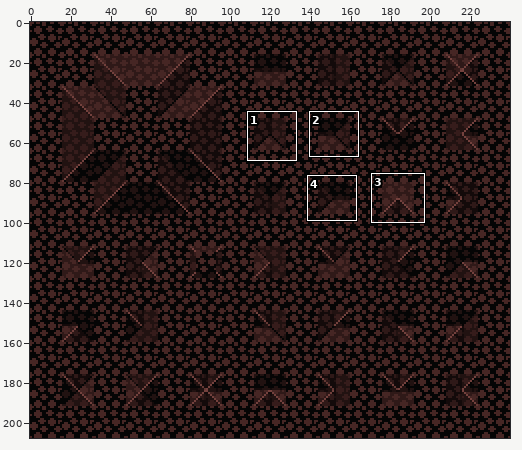
File history of a sprite sheet, graphics/images/ramps_soil.png. The first picture is a wide view before the edit; the outline marks the close-up.
Close-up. First the earlier version:
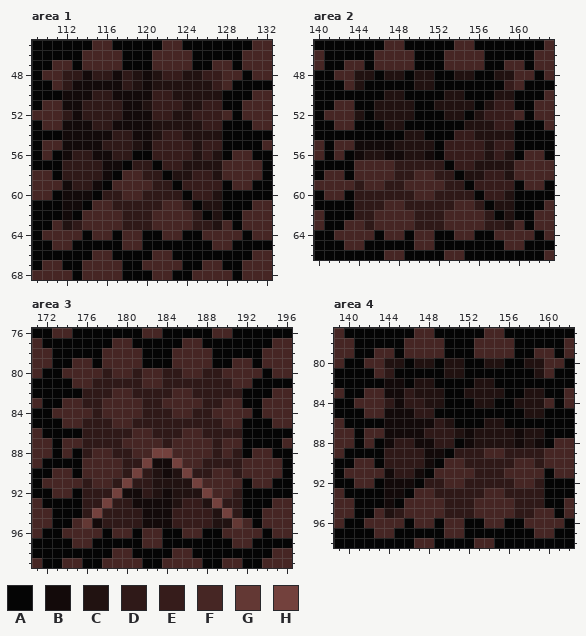
The file is 480x416 pixels, drawn in blocks of 2x2; one block is one cell here. Colours within 5 levels of each other are drawn and written as one. Shown: area 1: x 109..132, y 45..68; area 2: x 140..163, y 45..66; area 3: x 171..196, y 76..99; area 4: x 139..162, y 77..98. The commit also changed other parts of the picture, which this record leaves out.
Palette (. is transparent): A #050505  B #130a0a  C #211211  D #2f1918  E #361c1b  F #462624  G #633834  H #73413d
Once edited:
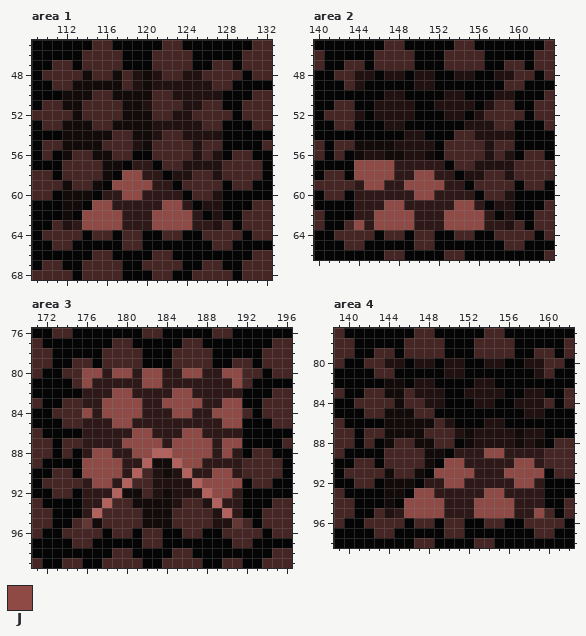
Colours new in this view: J #8f4a46
Edits made:
colour H: #73413d -> #b2615d
Area 1:
y 48: x 112..113 DD -> FF; x 115..116 DD -> FF; x 118 D -> F; x 122..123 EE -> FF; x 126..127 EE -> FF
y 49: x 112 D -> F; x 118 D -> F; x 127 E -> F
y 50: x 115..116 DD -> FF; x 121..122 EE -> FF
y 51: x 114..117 DDDD -> FFFF; x 121..123 EEE -> FFF; x 126..127 EE -> FF
y 52: x 112 D -> F; x 114..117 DDDD -> FFFF; x 121..122 EE -> FF; x 125..127 EEE -> FFF
y 53: x 115..116 DD -> FF; x 126..127 EE -> FF
y 54: x 117..118 DD -> FF; x 122..123 EE -> FF
y 55: x 116..118 DDD -> FFF; x 121..124 EEEE -> FFFF; x 126..127 EE -> FF
y 56: x 113..114 DD -> FF; x 117..118 DD -> FF; x 121..124 EEEE -> FFFF; x 126 E -> F
y 57: x 112..115 DDDD -> FFFF; x 122..123 EE -> FF
y 58: x 112..115 DDDD -> FFFF; x 118..119 FF -> JJ; x 125..126 EE -> FF
y 59: x 113..114 DD -> FF; x 117..120 FFFF -> JJJJ; x 124..127 EEEE -> FFFF
y 60: x 118..119 FF -> JJ; x 125..126 EE -> FF
y 61: x 115..116 FF -> JJ; x 122..123 FF -> JJ
y 62..63: x 114..117 FFFF -> JJJJ; x 121..124 FFFF -> JJJJ
Area 2:
y 49: x 159 E -> F
y 51: x 158..159 EE -> FF
y 52: x 157..159 EEE -> FFF
y 53: x 158..159 EE -> FF
y 54: x 154..155 EE -> FF
y 55: x 153..156 EEEE -> FFFF; x 158..159 EE -> FF
y 56: x 153..156 EEEE -> FFFF; x 158 E -> F
y 57: x 144..147 FFFF -> JJJJ; x 154..155 EE -> FF
y 58: x 144..147 FFFF -> JJJJ; x 150..151 FF -> JJ; x 157..158 EE -> FF
y 59: x 145..146 FF -> JJ; x 149..152 FFFF -> JJJJ; x 156..159 EEEE -> FFFF
y 60: x 150..151 FF -> JJ; x 157..158 EE -> FF
y 61: x 147..148 FF -> JJ; x 154..155 FF -> JJ
y 62: x 146..149 FFFF -> JJJJ; x 153..156 FFFF -> JJJJ
y 63: x 144 F -> J; x 146..149 FFFF -> JJJJ; x 153..156 FFFF -> JJJJ
Area 3:
y 80: x 176..177 FF -> JJ; x 179..180 FF -> JJ; x 182..183 FF -> JJ; x 186..187 FF -> JJ; x 190..191 FF -> JJ
y 81: x 176 F -> J; x 182..183 FF -> JJ; x 191 F -> J
y 82: x 179..180 FF -> JJ; x 185..186 FF -> JJ
y 83: x 178..181 FFFF -> JJJJ; x 184..187 FFFF -> JJJJ; x 190..191 FF -> JJ
y 84: x 176 F -> J; x 178..181 FFFF -> JJJJ; x 185..186 FF -> JJ; x 189..191 FFF -> JJJ
y 85: x 179..180 FF -> JJ; x 190..191 FF -> JJ
y 86: x 181..182 FF -> JJ; x 186..187 FF -> JJ
y 87: x 180..183 FFFF -> JJJJ; x 185..188 FFFF -> JJJJ; x 190..191 FF -> JJ
y 88: x 177..178 FF -> JJ; x 181..182 FF -> JJ; x 185..188 FFFF -> JJJJ; x 190 F -> J
y 89: x 176..179 FFFF -> JJJJ; x 186..187 FF -> JJ
y 90: x 176..179 FFFF -> JJJJ; x 182 D -> F; x 189..190 FF -> JJ
y 91: x 177..178 FF -> JJ; x 181..182 DD -> FF; x 188..191 FFFF -> JJJJ
y 92: x 182 D -> F; x 189..190 FF -> JJ
y 93: x 179..180 DD -> FF; x 186..187 EE -> FF
y 94..95: x 178..181 DDDD -> FFFF; x 185..188 EEEE -> FFFF
Area 4:
y 81: x 144 D -> F
y 83: x 146 D -> F
y 84: x 144 D -> F; x 146..147 DD -> FF
y 85: x 147..148 DD -> FF
y 86: x 149 D -> F
y 87: x 148..150 DDD -> FFF
y 88: x 145..146 DD -> FF; x 149..150 DD -> FF
y 89: x 144..147 DDDD -> FFFF; x 154..155 FF -> JJ
y 90: x 144..147 DDDD -> FFFF; x 150..151 FF -> JJ; x 157..158 FF -> JJ
y 91: x 145..146 DD -> FF; x 149..152 FFFF -> JJJJ; x 156..159 FFFF -> JJJJ
y 92: x 150..151 FF -> JJ; x 157..158 FF -> JJ
y 93: x 147..148 FF -> JJ; x 154..155 FF -> JJ
y 94: x 146..149 FFFF -> JJJJ; x 153..156 FFFF -> JJJJ
y 95: x 146..149 FFFF -> JJJJ; x 153..156 FFFF -> JJJJ; x 159 F -> J
